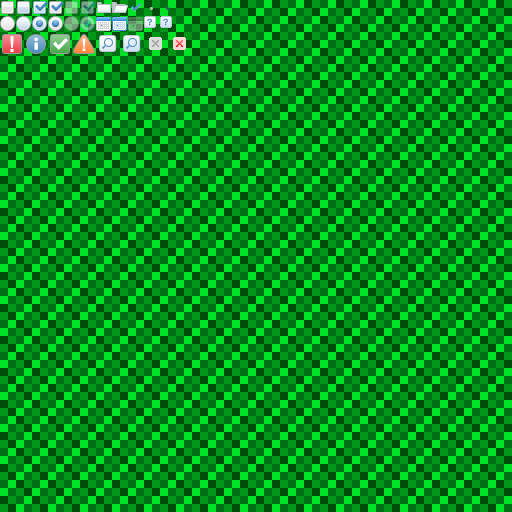
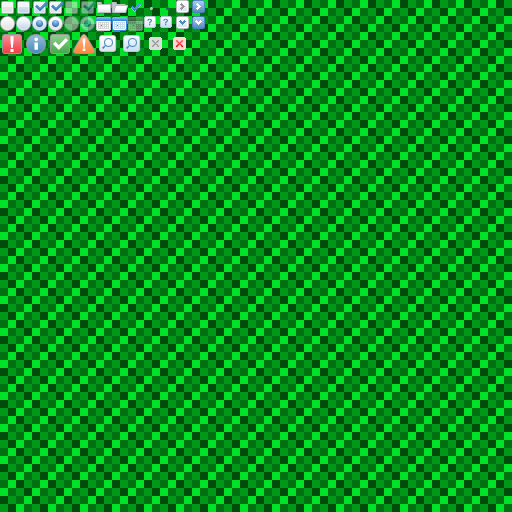
Layers edited between the first and the second 512x512 image:
added layer "Layer 2" above "Layer 1" over (176, 0, 205, 29)
